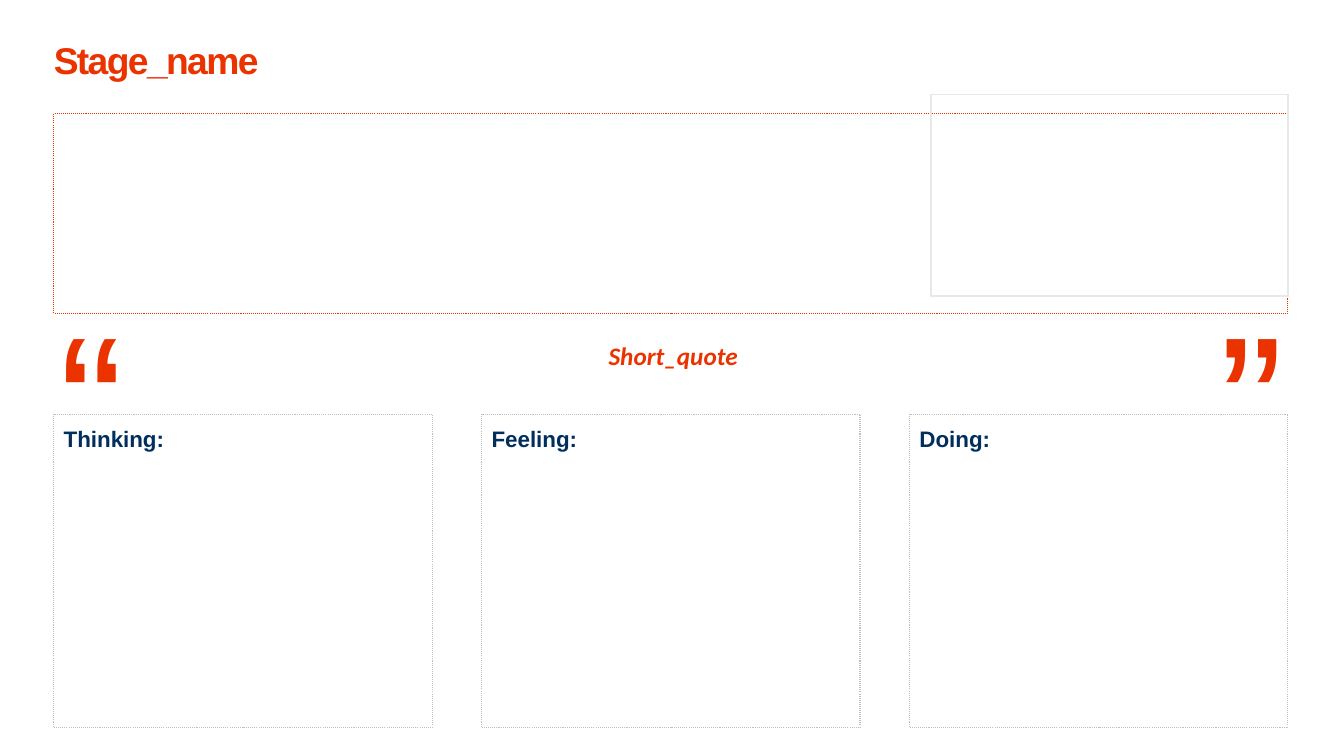
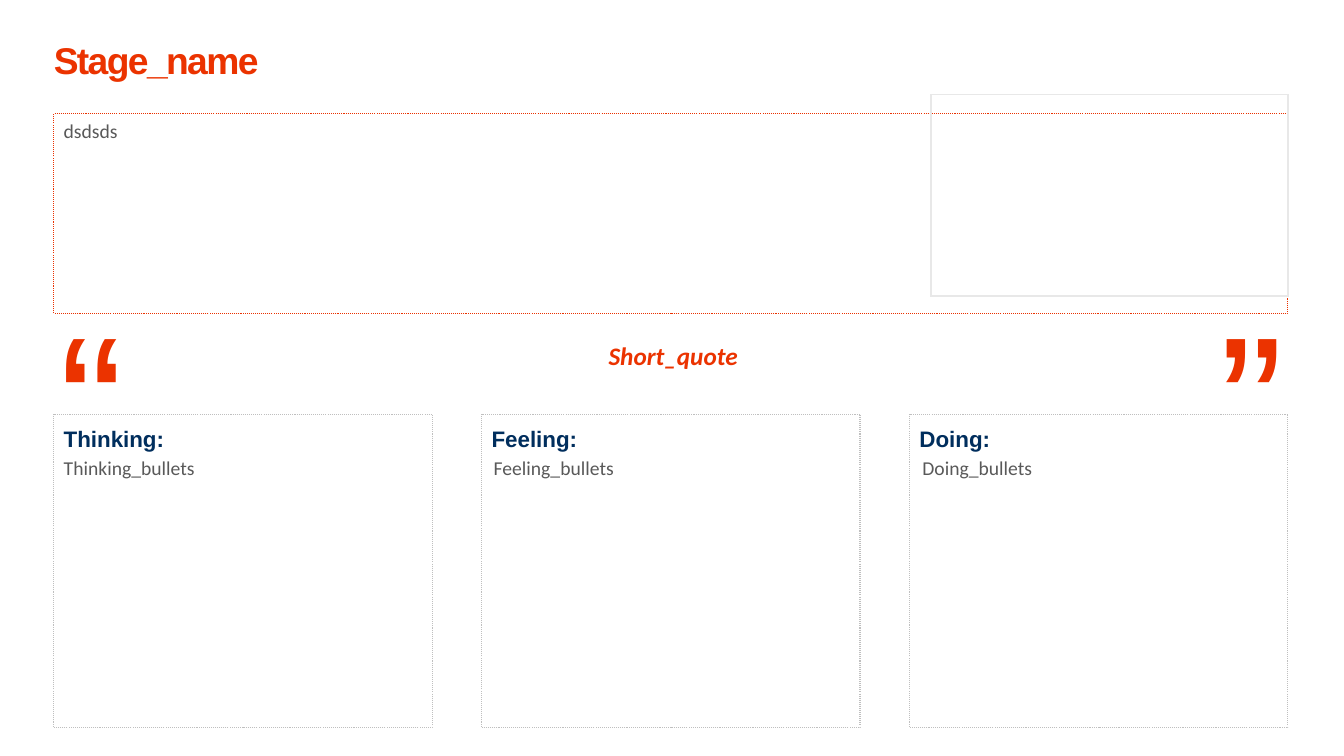
Before and after one commit to xpistos90210/templates, a slide deck: slide 3 of Journey_template.pptx. Drawn at 1344x756 pixels with LibreOffice and Linux fonts; fonts in the diff are those of the drawing. Boxes give left, top, right and bottom in pixels: in the first picture for what was removed or moved away, otherwise in the second. Text is boxed around its words. In the diff, an @@ line names an element or a change of style, - is before the commit and + after.

```diff
--- a/Journey_template.pptx
+++ b/Journey_template.pptx
@@ text added at [64,124,118,138], 14 pt, text #595959 @@
+dsdsds
@@ text added at [64,461,195,479], 14 pt, text #595959 @@
+Thinking_bullets
@@ text added at [494,461,614,479], 14 pt, text #595959 @@
+Feeling_bullets
@@ text added at [922,461,1032,479], 14 pt, text #595959 @@
+Doing_bullets
```
Also in this commit, not shown: 4 other slides changed.
